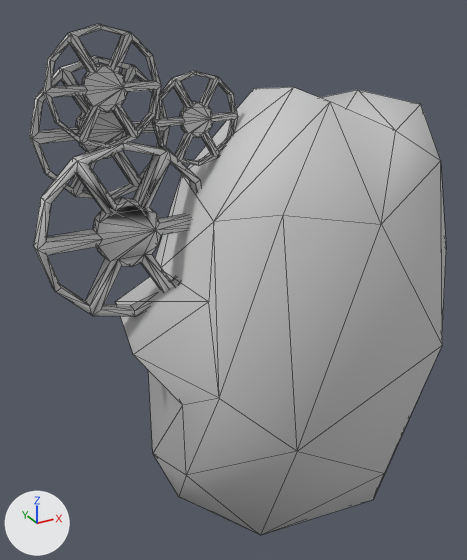
Before and after pictures for a commit that changed the FBX model Assets/Models/ExternalAgent/Oggetto Esterno 2.FBX.
Rendered twice from a 50 mm camera at (-5.67, -9.52, 5.41) aimed at (-0.23, 0.38, 0.46). Arrows for +X, +Y and +Z are at lower left; the lights stay in place. Mesh edges are drawn as thin lines. Where no turn or scale is listed for an object, it has been applied to the vertices.
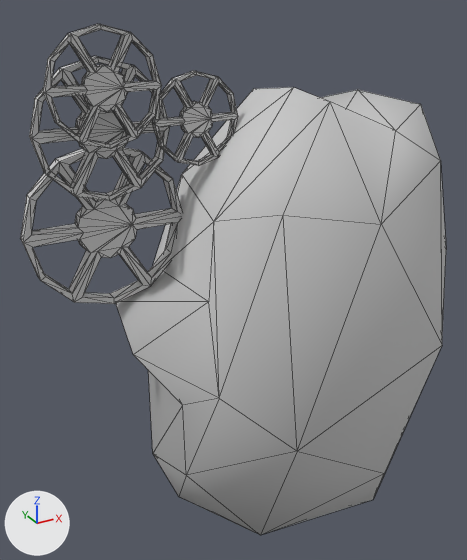
Commit message: Oggetto esterno 2 : mesh refreshed

Diff of the bpy script that builds the scene:
```diff
--- a/Assets/Models/ExternalAgent/Oggetto Esterno 2.FBX.py
+++ b/Assets/Models/ExternalAgent/Oggetto Esterno 2.FBX.py
@@ me_mesh @@
 me_mesh.from_pydata(...)  # 480 vertices, 1036 faces; spans x -3.88..3.88, y -2.54..2.54, z -5.26..5.04
 # used by ob_cylinder001; location = (0.0, 0.0, 0.0)
+# me_mesh part 1: the loose piece of 108 vertices spanning x -3.88..-0.94, y -0.15..0.09, z 0.45..3.38 is scaled about its middle by 0.933, then moved by (-0.2, 0.46, -0.01)
 me_mesh.materials.append(mat_default)
```

Changed parts and their boxes (x1, y1, x2, y2) in the pictures (467 x 560 px; the box of a moved part takes in the faces that stretch with it):
'Cylinder001', reshaped: before (29, 24, 446, 535); after (20, 24, 446, 535)
part 1 of me_mesh, moved or reshaped: before (33, 142, 202, 316); after (20, 147, 182, 304)
